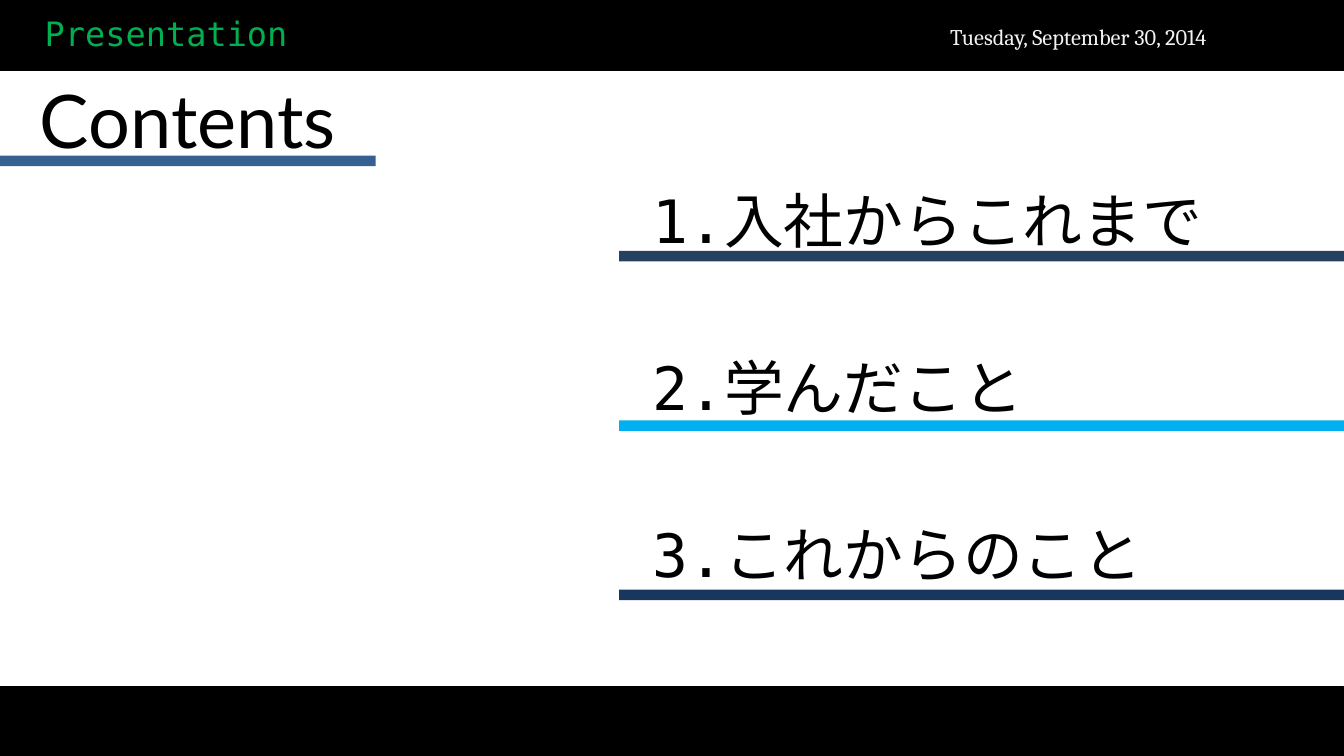
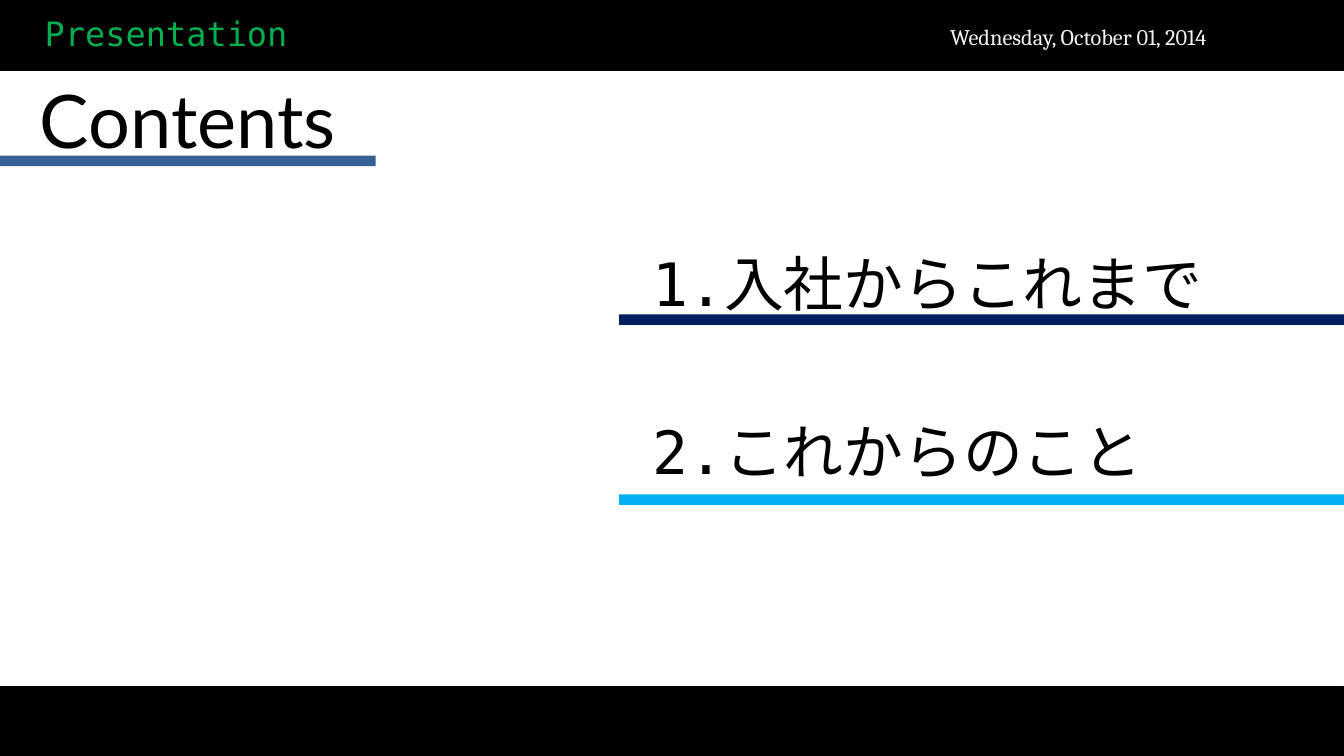
Before and after one commit to scarecrow173/Test, a slide deck: slide 17 of 試用期間終了.pptx (slide 15 before the commit). Drawn at 1344x756 pixels with LibreOffice and Linux fonts; fonts in the diff are those of the drawing; background and template pictures are left out. Boxes give left, top, right and bottom in pixels: in the first picture for what was removed or moved away, otherwise in the second. Text is boxed around its words. In the diff, an @@ line names an element or a change of style, - is before the commit and + after.

```diff
--- a/試用期間終了.pptx
+++ b/試用期間終了.pptx
@@ text at bbox=[950, 29, 1206, 50]: text changed @@
-Tuesday, September 30, 2014
+Wednesday, October 01, 2014
@@ text "1.入社からこれまで": place and size @@
-text "1.入社からこれまで" at bbox=[652, 194, 1202, 590]
+text "1.入社からこれまで" at bbox=[652, 257, 1202, 477]
@@ rectangle: place and size @@
-rectangle at bbox=[620, 251, 1344, 262]
+rectangle at bbox=[620, 314, 1344, 325]
@@ rectangle at bbox=[620, 314, 1344, 325]: fill #254061 to #002060 @@
@@ rectangle removed at bbox=[620, 421, 1344, 431] @@
@@ text at bbox=[652, 426, 1142, 477]: text changed @@
-2.学んだこと
-3.これからのこと
+2.これからのこと
@@ rectangle: place and size @@
-rectangle at bbox=[620, 590, 1344, 601]
+rectangle at bbox=[620, 495, 1344, 505]
@@ rectangle at bbox=[620, 495, 1344, 505]: fill #17375E to #00B0F0 @@
```
Also in this commit, not shown: 17 other slides changed, 3 slides added, 2 slides removed, 1 other file.
